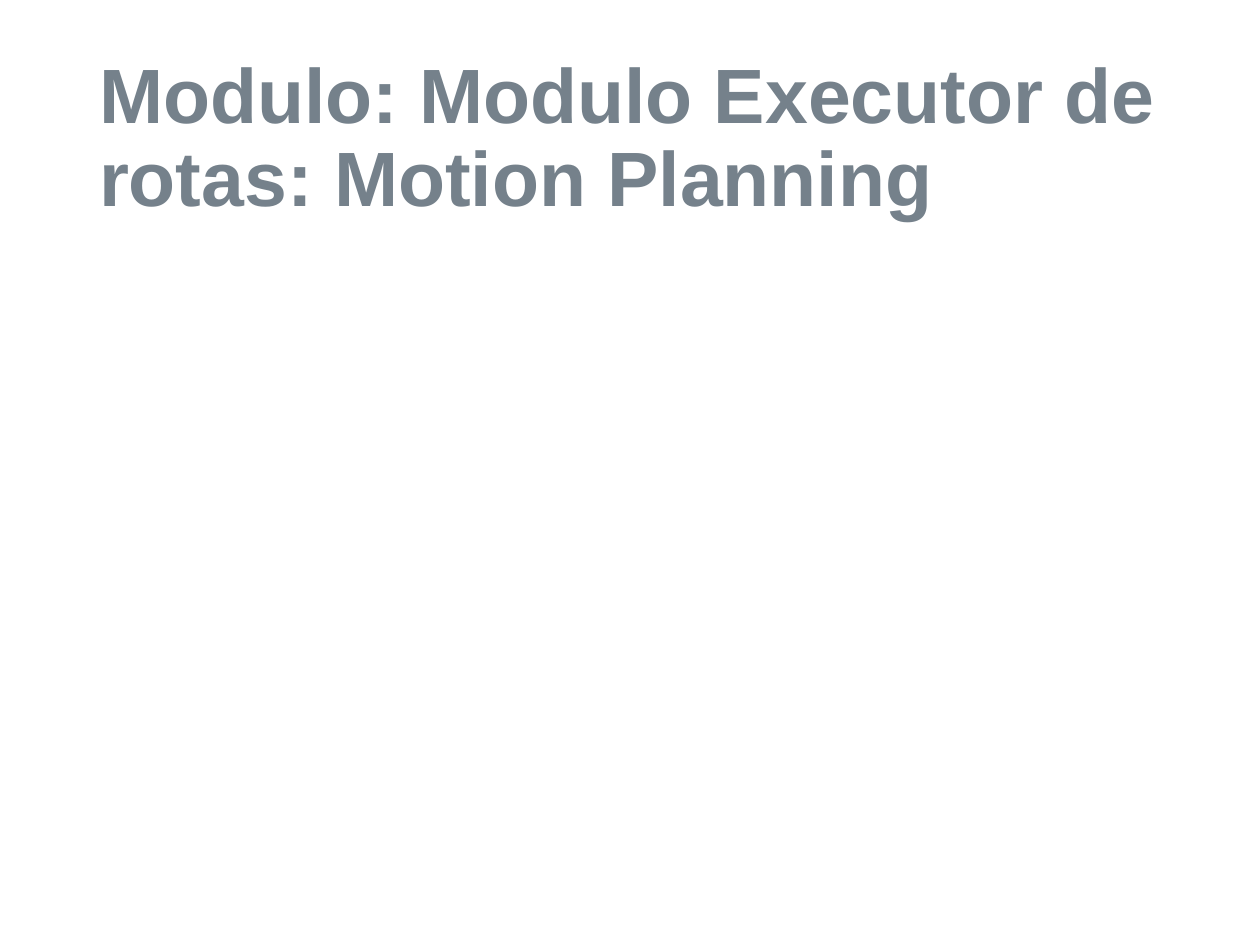
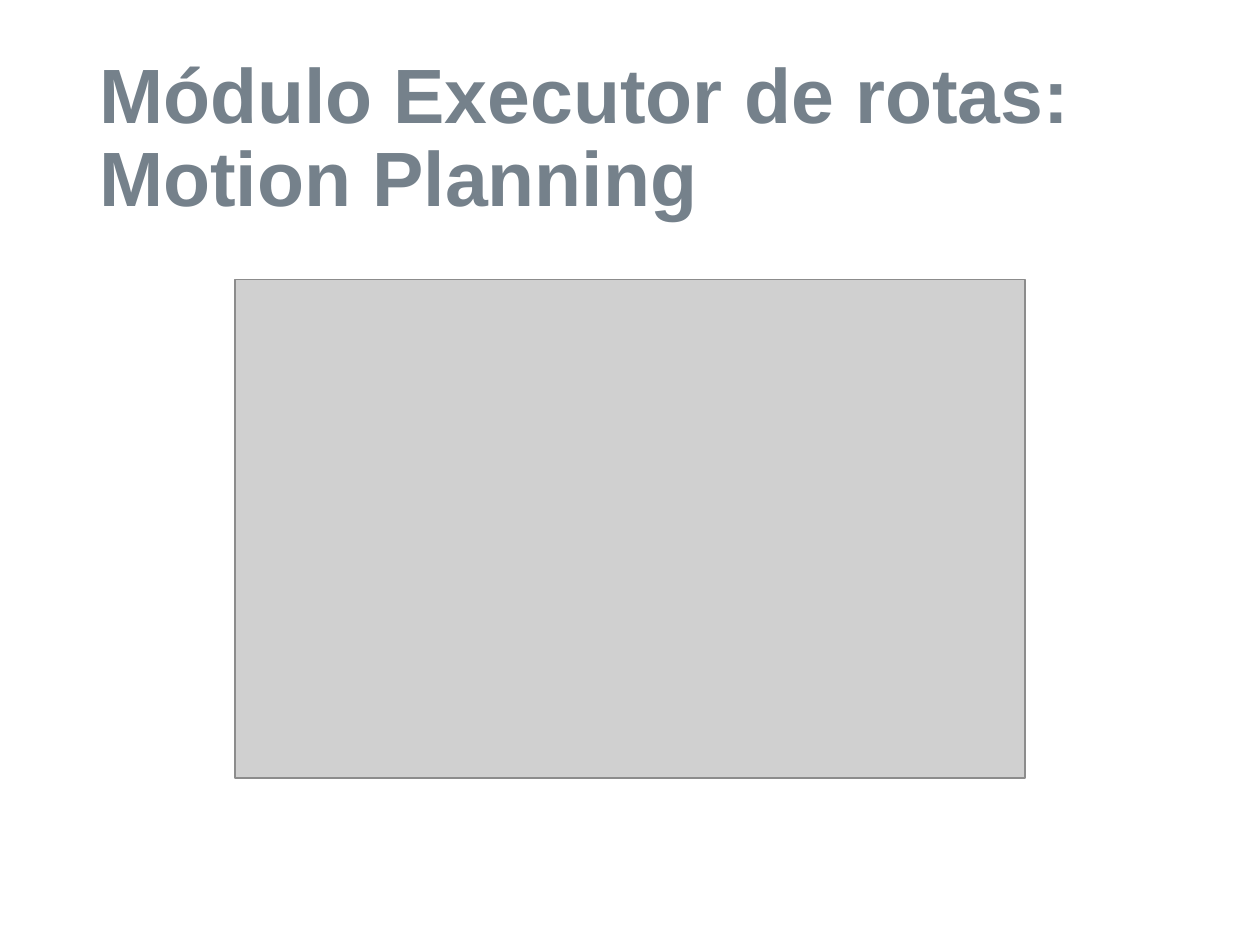
Before and after one commit to matheuskraemer/pfc, a slide deck: slide 18 of doc/apresentacao/Tema-Apresentação-Exemplo.ppt (slide 14 before the commit). Drawn at 1260x945 pixels with LibreOffice and Linux fonts; fonts in the diff are those of the drawing; grey boxes stand for pictures; background and template pictures are left out. Boxes give left, top, right and bottom in pixels: in the first picture for what was removed or moved away, otherwise in the second. Text is boxed around its words. In the diff, an @@ line names an element or a change of style, - is before the commit and + after.

```diff
--- a/doc/apresentacao/Tema-Apresentação-Exemplo.ppt
+++ b/doc/apresentacao/Tema-Apresentação-Exemplo.ppt
@@ title at (99,66,1069,221): text changed @@
-Modulo: Modulo Executor de rotas: Motion Planning
+Módulo Executor de rotas: Motion Planning
@@ picture added at (234,280,1024,779) @@
```
Also in this commit, not shown: 13 other slides changed, 25 slides added, 12 slides removed, 1 other file.
